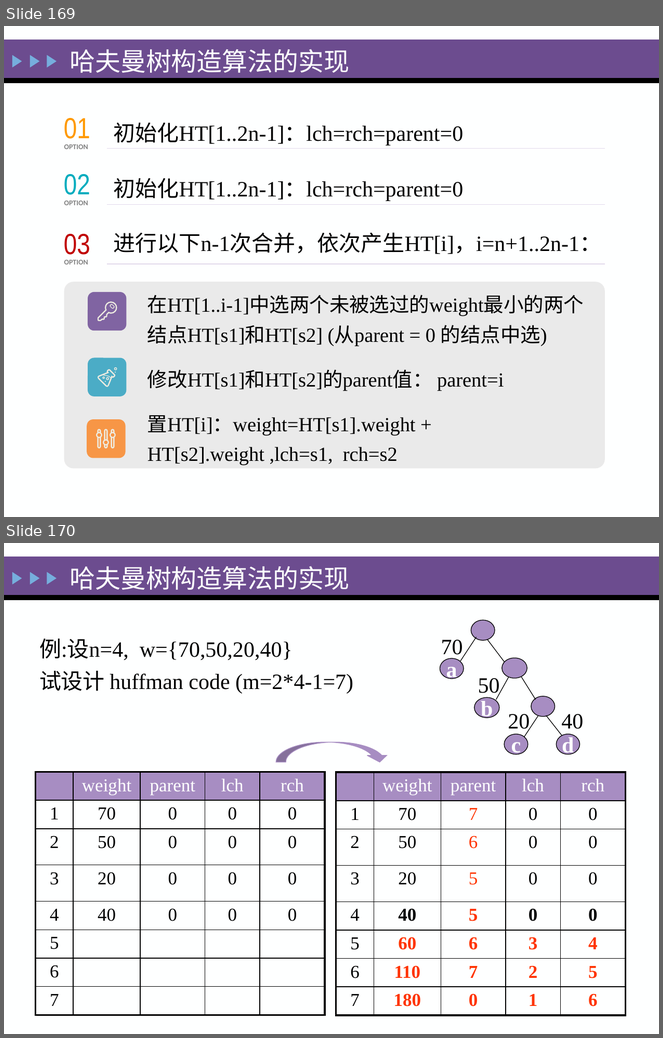
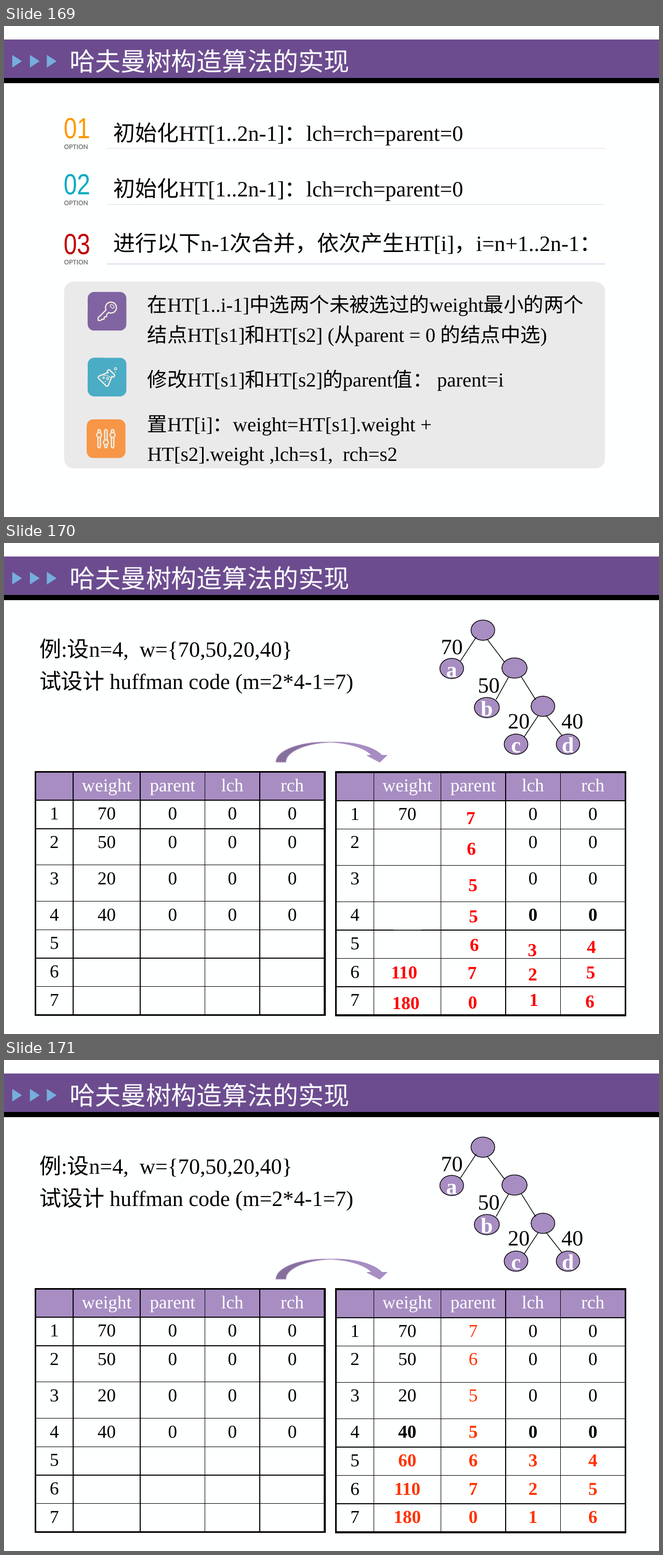
Before and after one commit to zeemeil/zeemeil.github.io, a slide deck: files/2025_1_DS/0402_DS_Tree.pptx. Shown one above the other, each under a label of ours: slides 169 and 170 before the commit, slides 169, 170 and 171 after it. The pictures are 663x1038 and 663x1555 pixels, drawn with LibreOffice and Linux fonts; fonts in the diff are those of the drawing. Boxes give left, top, right and bottom in pixels: in the first picture for what was removed or moved away, otherwise in the second. Text is boxed around its words. In the diff, an @@ line names an element or a change of style, - is before the commit and + after.

```diff
--- a/files/2025_1_DS/0402_DS_Tree.pptx
+++ b/files/2025_1_DS/0402_DS_Tree.pptx
@@ slide 170 added at (4, 543, 659, 1034), background #FEFFFF; not listed: 5 template elements that a slide beside it also shows @@
@@ text added at (70, 566, 349, 590), 28 pt, text #FEFFFF @@
+哈夫曼树构造算法的实现
@@ text added at (39, 639, 353, 694), 24 pt, text #000000 @@
+例:设n=4, w={70,50,20,40}
+试设计 huffman code (m=2*4-1=7)
@@ group added at (440, 620, 583, 755): 7 ellipses, 6 lines, 4 texts @@
+a
+70
+b
+50
+c
+20
+d
+40
@@ rectangle added at (580, 637, 608, 663), fill #FEFFFF @@
@@ curved down arrow added at (276, 742, 389, 762), fill #A78DC2, outline #A78DC2 0.75 pt @@
@@ table added at (35, 772, 325, 1015), 8 rows, 5 columns @@
+ | weight | parent | lch | rch
+1 | 70 | 0 | 0 | 0
+2 | 50 | 0 | 0 | 0
+3 | 20 | 0 | 0 | 0
+4 | 40 | 0 | 0 | 0
+5 |  |  |  | 
+6 |  |  |  | 
+7 |  |  |  | 
@@ table added at (336, 772, 626, 1015), 8 rows, 5 columns @@
+ | weight | parent | lch | rch
+1 | 70 |  | 0 | 0
+2 | 50 |  | 0 | 0
+3 | 20 |  | 0 | 0
+4 | 40 |  | 0 | 0
+5 |  |  |  | 
+6 |  |  |  | 
+7 |  |  |  | 
@@ text added at (466, 812, 476, 824), 20 pt, text #FF0000, bold @@
+7
@@ rectangle added at (393, 835, 422, 860), fill #FEFFFF @@
@@ text added at (467, 843, 476, 856), 20 pt, text #FF0000, bold @@
+6
@@ rectangle added at (390, 870, 418, 896), fill #FEFFFF @@
@@ text added at (468, 879, 478, 892), 20 pt, text #FF0000, bold @@
+5
@@ rectangle added at (393, 905, 422, 930), fill #FEFFFF @@
@@ text added at (469, 911, 478, 923), 20 pt, text #FF0000, bold @@
+5
@@ rectangle added at (393, 932, 422, 958), fill #FEFFFF @@
@@ text added at (396, 940, 412, 958), 18 pt, text #FF0000, bold @@
+60
@@ text added at (470, 939, 479, 952), 20 pt, text #FF0000, bold @@
+6
@@ text added at (528, 944, 538, 959), 20 pt, text #FF0000, bold @@
+3
@@ text added at (587, 941, 596, 953), 20 pt, text #FF0000, bold @@
+4
@@ text added at (391, 966, 418, 979), 20 pt, text #FF0000, bold @@
+110
@@ text added at (468, 967, 477, 979), 20 pt, text #FF0000, bold @@
+7
@@ text added at (528, 968, 538, 981), 20 pt, text #FF0000, bold @@
+2
@@ text added at (586, 967, 596, 979), 20 pt, text #FF0000, bold @@
+5
@@ text added at (530, 994, 539, 1006), 20 pt, text #FF0000, bold @@
+1
@@ text added at (392, 997, 420, 1010), 20 pt, text #FF0000, bold @@
+180
@@ text added at (468, 996, 478, 1009), 20 pt, text #FF0000, bold @@
+0
@@ text added at (585, 995, 595, 1008), 20 pt, text #FF0000, bold @@
+6
@@ what was slide 170 is now slide 171 @@
```
Also in this commit, not shown: 11 other files.
